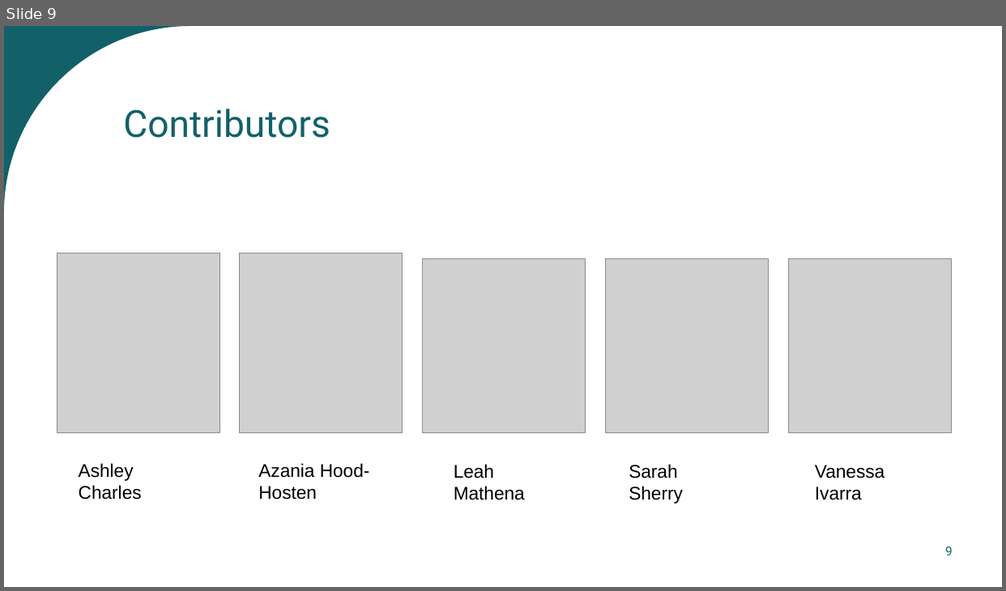
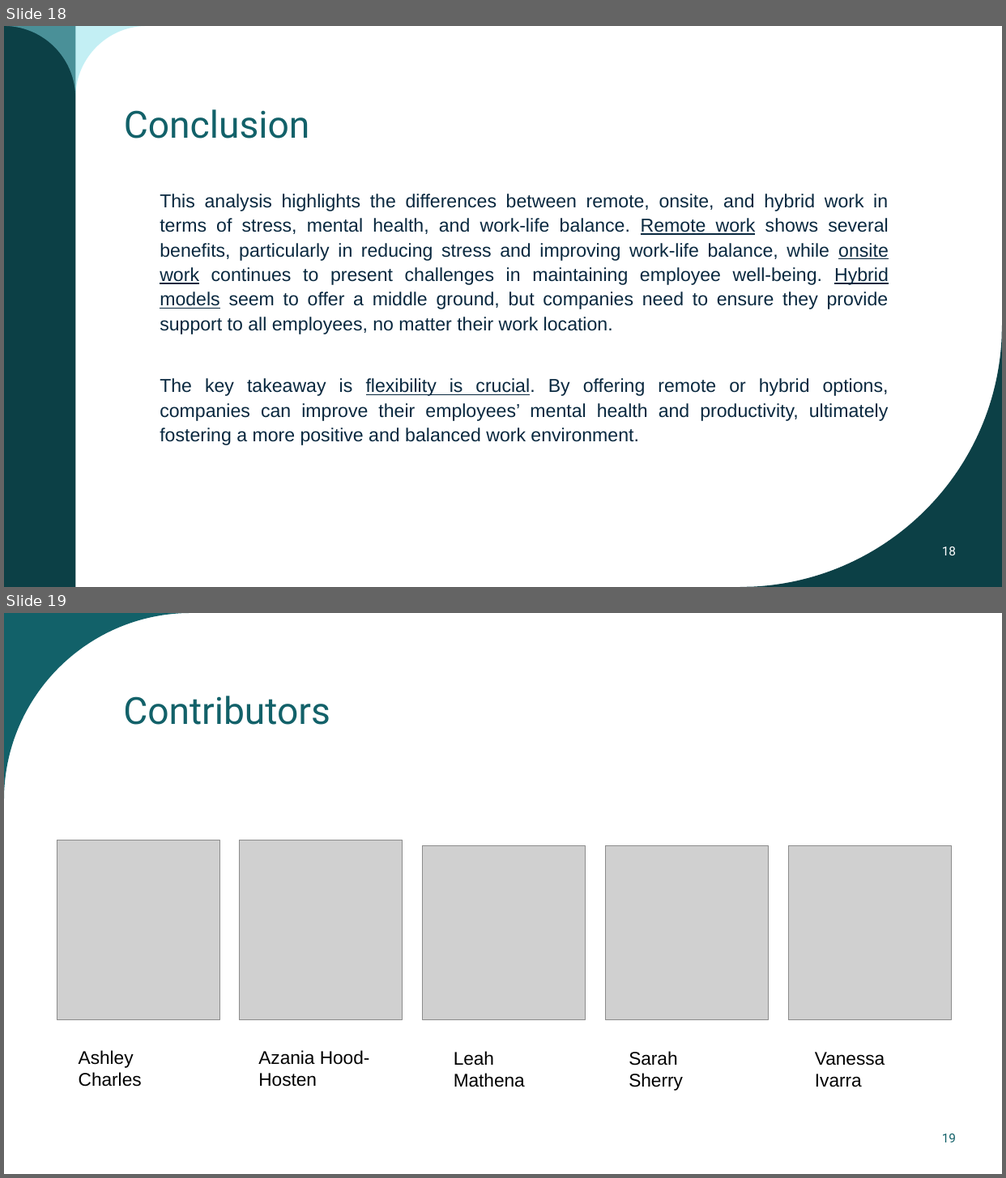
Before and after one commit to AzaniaHH/Project-3, a slide deck: Mental Health presentation.pptx. Shown one above the other, each under a label of ours: slide 9 before the commit, slides 18 and 19 after it. The pictures are 1006x591 and 1006x1178 pixels, drawn with LibreOffice and Linux fonts; fonts in the diff are those of the drawing; grey boxes stand for pictures. Boxes give left, top, right and bottom in pixels: in the first picture for what was removed or moved away, otherwise in the second. Text is boxed around its words. In the diff, an @@ line names an element or a change of style, - is before the commit and + after.

```diff
--- a/Mental Health presentation.pptx
+++ b/Mental Health presentation.pptx
@@ slide 18 added at bbox=[4, 26, 1002, 587], background #FFFFFF @@
@@ rectangle added at bbox=[4, 26, 76, 587], fill #0C4046 @@
@@ freeform shape added at bbox=[4, 26, 147, 98], fill #89E1EB at 50% opacity @@
@@ title added at bbox=[124, 109, 310, 139], 36 pt, text #126169 @@
+Conclusion
@@ text added at bbox=[160, 194, 889, 446], 18 pt, text #09283F @@
+This analysis highlights the differences between remote, onsite, and hybrid work in terms of stress, mental health, and work-life balance. Remote work shows several benefits, particularly in reducing stress and improving work-life balance, while onsite work continues to present challenges in maintaining employee well-being. Hybrid models seem to offer a middle ground, but companies need to ensure they provide support to all employees, no matter their work location.
+The key takeaway is flexibility is crucial. By offering remote or hybrid options, companies can improve their employees’ mental health and productivity, ultimately fostering a more positive and balanced work environment.
@@ freeform shape added at bbox=[740, 326, 1002, 587], fill #0C4046 @@
@@ page number added at bbox=[942, 547, 956, 556], 12 pt, text #FFFFFF @@
+18
@@ what was slide 9 is now slide 19 @@
@@ page number at bbox=[942, 1134, 956, 1143]: text changed @@
-9
+19
```
Also in this commit, not shown: 2 slides changed, 14 other slides added, 5 slides removed.
